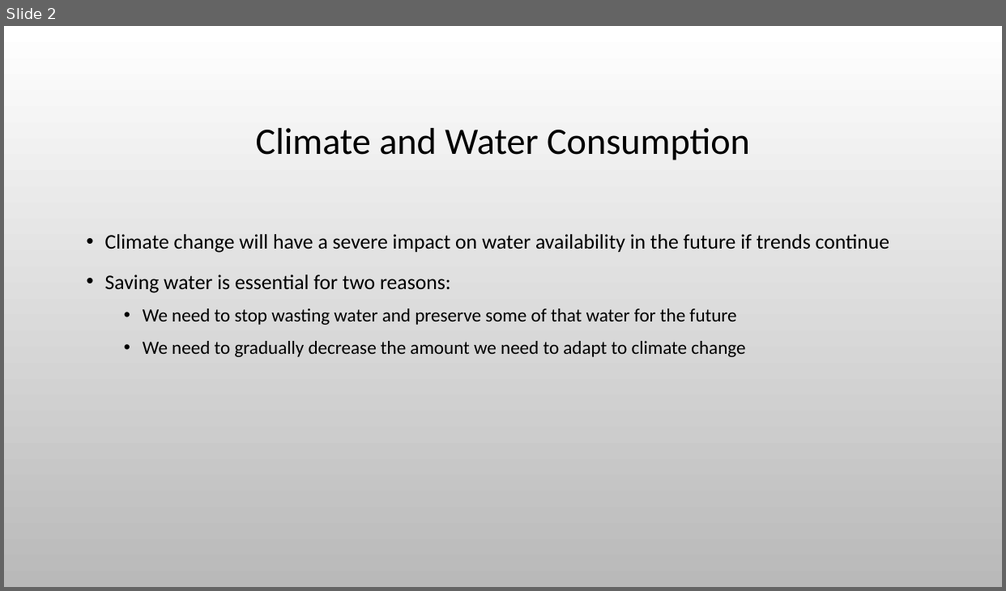
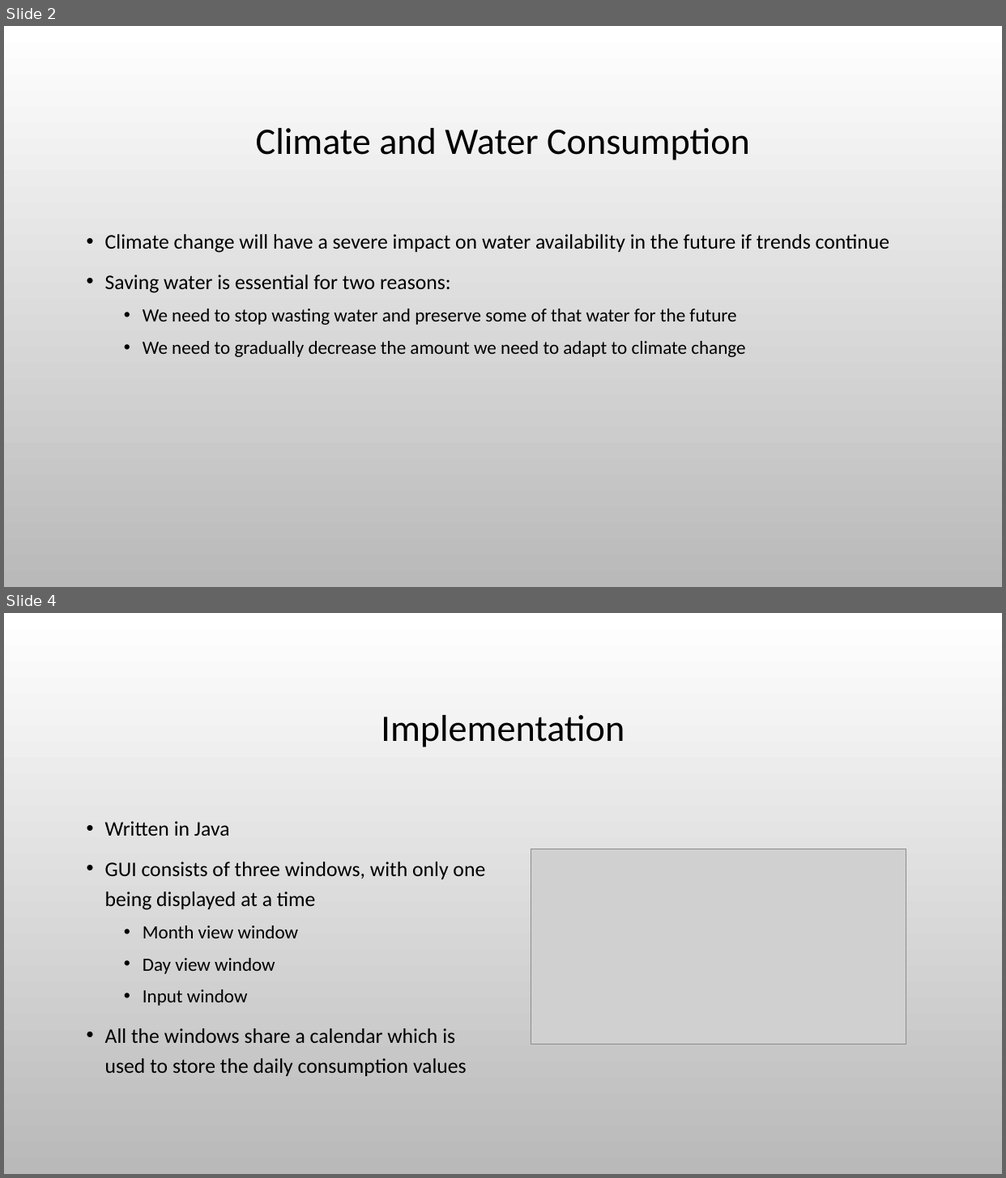
Before and after one commit to mikepmerritt/Water-Consumption-Calendar, a slide deck: assets/Climate - Water Consumption Calendar.pptx. Shown one above the other, each under a label of ours: slide 2 before the commit, slides 2 and 4 after it; the slides between them are not shown. The pictures are 1006x591 and 1006x1178 pixels, drawn with LibreOffice and Linux fonts; fonts in the diff are those of the drawing; grey boxes stand for pictures; background and template pictures are left out. Boxes give left, top, right and bottom in pixels: in the first picture for what was removed or moved away, otherwise in the second. Text is boxed around its words. In the diff, an @@ line names an element or a change of style, - is before the commit and + after.

Commit message:
added implementation and design to presentation

```diff
--- a/assets/Climate - Water Consumption Calendar.pptx
+++ b/assets/Climate - Water Consumption Calendar.pptx
@@ slide 4 added at box(4, 613, 1002, 1174), background picture (left out) @@
@@ title added at box(381, 715, 624, 747), 36 pt, text #000000 @@
+Implementation
@@ text added at box(105, 821, 485, 1076), 20 pt, text #000000 @@
+• Written in Java
+• GUI consists of three windows, with only one being displayed at a time
+  • Month view window
+  • Day view window
+  • Input window
+• All the windows share a calendar which is used to store the daily consumption values
@@ picture added at box(531, 849, 906, 1044) @@
```
Also in this commit, not shown: 1 other slide added, 1 slide removed, 4 other files.
